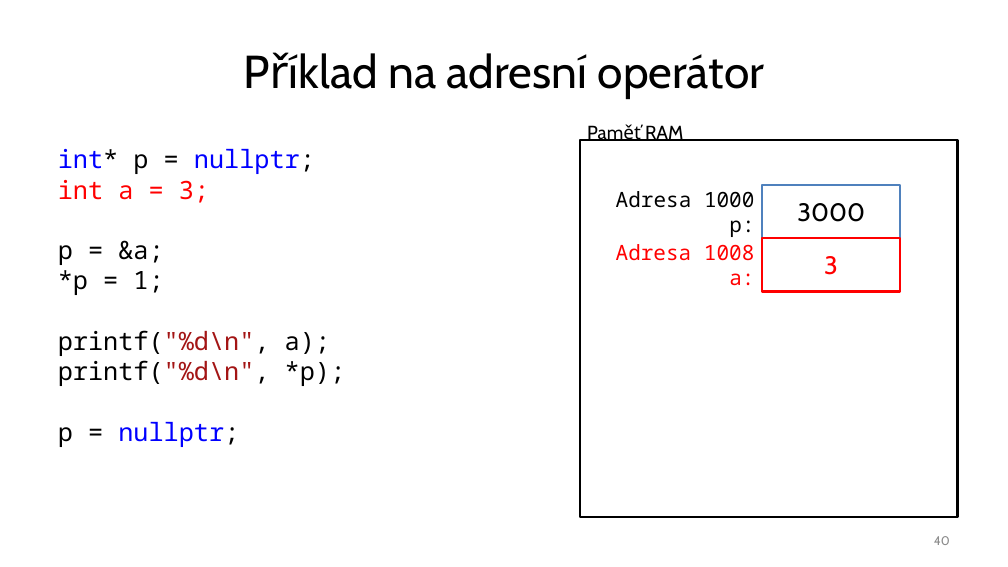
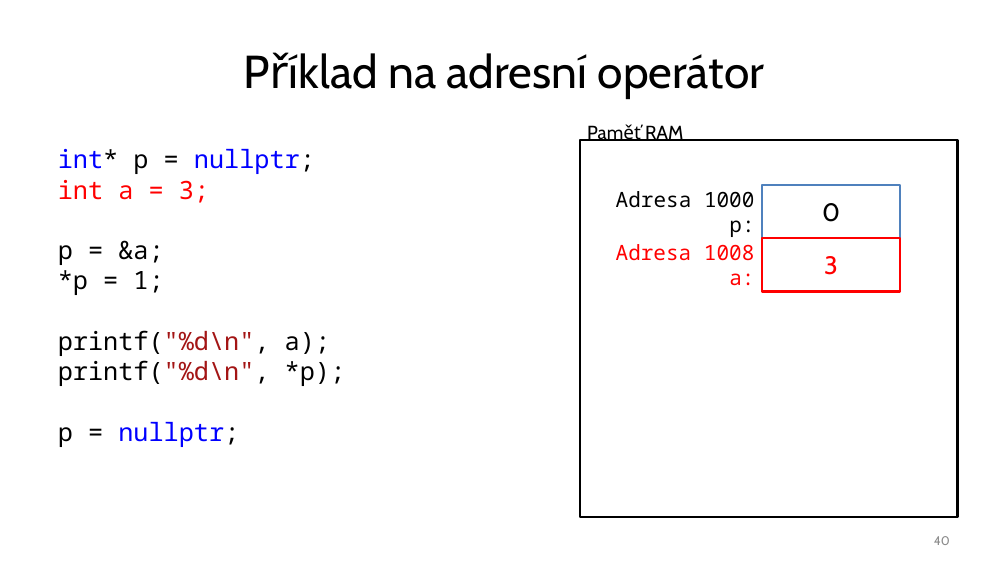
Before and after one commit to ekral/FAI, a slide deck: slide 40 of OPCPP/presentations/02_prezentace_OPR_ukazatele.pptx. Drawn at 1008x567 pixels with LibreOffice and Linux fonts; fonts in the diff are those of the drawing. Boxes give left, top, right and bottom in pixels: in the first picture for what was removed or moved away, otherwise in the second. Text is boxed around its words. In the diff, an @@ line names an element or a change of style, - is before the commit and + after.

```diff
--- a/OPCPP/presentations/02_prezentace_OPR_ukazatele.pptx
+++ b/OPCPP/presentations/02_prezentace_OPR_ukazatele.pptx
@@ text in rectangle at bbox=[822, 203, 840, 222]: text changed @@
-3000
+0
```
Also in this commit, not shown: 2 other slides changed, 1 slide added.
